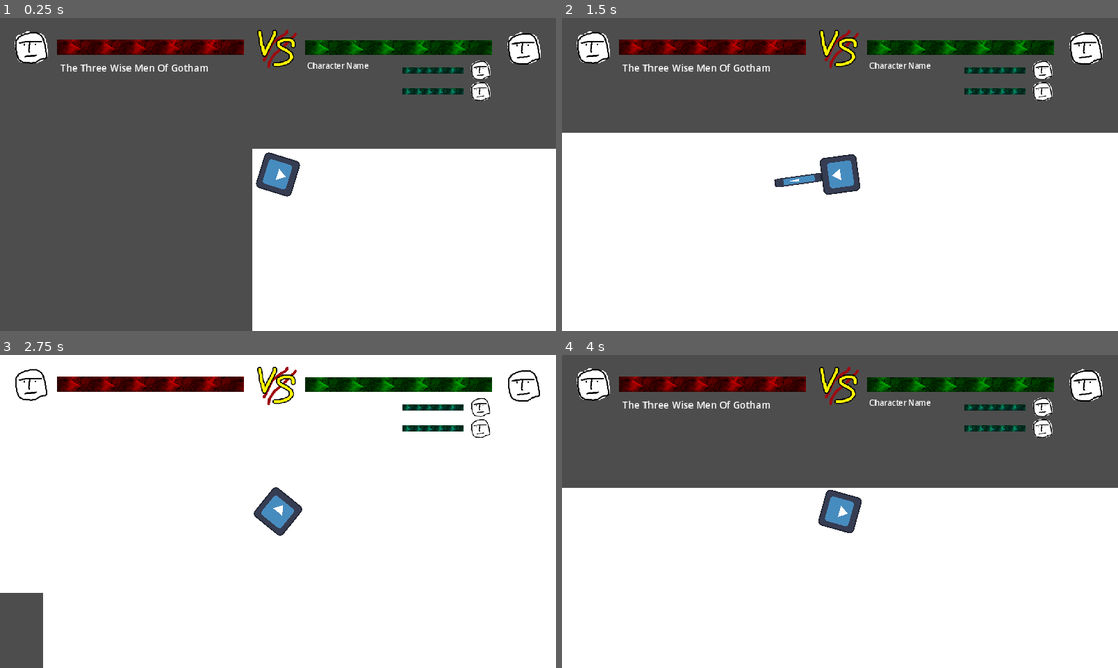
Above: before the commit, frames 1-4 (two rows, left to right).
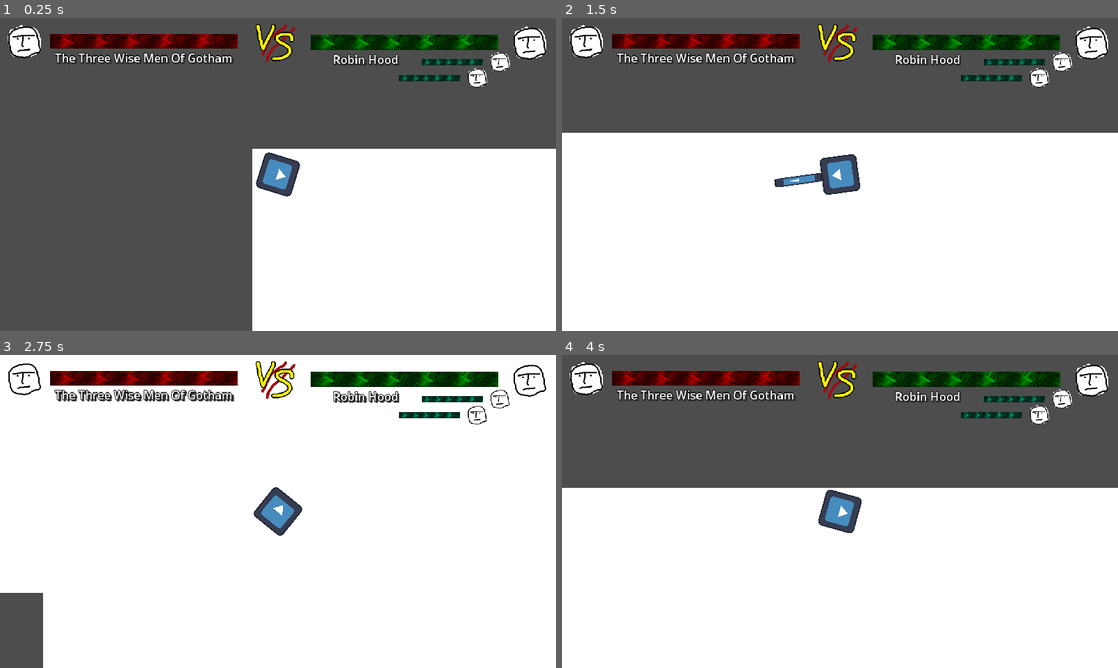
Above: after the commit, the same moments.

Repository: bigmonmulgrew/GodotJam70
Game: Godot game, scene res://Levels/DELETEMETEST.tscn
The game is run twice, just before and just after one commit, with the same random seed, the same clock (stepped at 60 frames per second) and the same inputs. The engine's default icon, where the game draws it, is replaced by a stand-in: a white triangle on a blue panel in a dark square.
Inputs (mouse positions are in pixels of both pictures, inside the frame that each line leads up to):
- Up to frame 1 (0.25 s): no input
- Up to frame 2 (1.5 s): tap Enter at 0.5 s; move the mouse to (962, 158) at 0.52 s; hold D (move_right) 0.53-1.28 s; tap Shift (defensive_action) at 0.6 s; move the mouse to (728, 190) at 1.27 s; hold S (move_down) from 1.28 s (still down); click (728, 190) at 1.35 s
- Up to frame 3 (2.75 s): move the mouse to (333, 442) at 2.02 s; release S (move_down) at 2.03 s; hold D (move_right) from 2.03 s (still down); right-click (333, 442) at 2.1 s
- Up to frame 4 (4 s): move the mouse to (812, 574) at 2.77 s; release D (move_right) at 2.78 s; hold W (move_up) 2.78-3.53 s; tap Shift (defensive_action) at 2.85 s; tap Space at 3.5 s; move the mouse to (1006, 558) at 3.52 s; hold A (move_left) from 3.53 s (still down); click (1006, 558) at 3.6 s

The runs differ from the first frame. In frame 1, 7.9% of the frame differs, in the area x 1-99%, y 2-27%; in frame 2, 7.9%; in frame 3, 6.9%; in frame 4, 7.9%.

Commit message:
Updated Positioning of UI elements
Updated the scaling and positioning of the Healthbars and icons as well as making the text boxes more readable

Diff:
--- a/Scenes/Healthbars.tscn
+++ b/Scenes/Healthbars.tscn
@@ -6,13 +6,22 @@
 [ext_resource type="Texture2D" uid="uid://cqhalbj0v60j2" path="res://Textures/Face Icon Beeg.png" id="4_fe3t6"]
 [ext_resource type="Texture2D" uid="uid://bvhohbcemwp0y" path="res://Textures/VS icon.png" id="5_knct6"]
 
+[sub_resource type="LabelSettings" id="LabelSettings_rqjmi"]
+line_spacing = 4.0
+font_size = 24
+outline_size = 5
+outline_color = Color(0, 0, 0, 1)
+shadow_size = 4
+shadow_color = Color(0.207843, 0.207843, 0.207843, 1)
+shadow_offset = Vector2(3, 3)
+
 [node name="CanvasLayer" type="CanvasLayer"]
 
-[node name="PlayerHealthBear" type="TextureProgressBar" parent="."]
-offset_left = 632.0
-offset_top = 46.0
-offset_right = 1020.0
-offset_bottom = 77.0
+[node name="PlayerHealthBar" type="TextureProgressBar" parent="."]
+offset_left = 644.0
+offset_top = 35.0
+offset_right = 1032.0
+offset_bottom = 66.0
 value = 100.0
 fill_mode = 1
 texture_under = ExtResource("1_pcnfk")
@@ -20,11 +29,11 @@
 tint_under = Color(0, 0, 0, 1)
 tint_progress = Color(0, 1, 0, 1)
 
-[node name="AllyHealthBear1" type="TextureProgressBar" parent="PlayerHealthBear"]
-offset_left = 202.0
-offset_top = 56.0
-offset_right = 329.0
-offset_bottom = 69.0
+[node name="AllyHealthBar1" type="TextureProgressBar" parent="PlayerHealthBar"]
+offset_left = 230.0
+offset_top = 50.0
+offset_right = 357.0
+offset_bottom = 63.0
 value = 100.0
 fill_mode = 1
 texture_under = ExtResource("2_i6mdl")
@@ -32,15 +41,15 @@
 tint_under = Color(0, 0, 0, 1)
 tint_progress = Color(0, 1, 1, 1)
 
-[node name="AllyIcon1" type="Sprite2D" parent="PlayerHealthBear/AllyHealthBear1"]
+[node name="AllyIcon1" type="Sprite2D" parent="PlayerHealthBar/AllyHealthBar1"]
 position = Vector2(162, 6)
 texture = ExtResource("3_vmncw")
 
-[node name="AllyHealthBear2" type="TextureProgressBar" parent="PlayerHealthBear"]
-offset_left = 202.0
-offset_top = 100.0
-offset_right = 329.0
-offset_bottom = 113.0
+[node name="AllyHealthBar2" type="TextureProgressBar" parent="PlayerHealthBar"]
+offset_left = 183.0
+offset_top = 83.0
+offset_right = 310.0
+offset_bottom = 96.0
 value = 100.0
 fill_mode = 1
 texture_under = ExtResource("2_i6mdl")
@@ -48,53 +57,47 @@
 tint_under = Color(0, 0, 0, 1)
 tint_progress = Color(0, 1, 1, 1)
 
-[node name="AllyIcon2" type="Sprite2D" parent="PlayerHealthBear/AllyHealthBear2"]
+[node name="AllyIcon2" type="Sprite2D" parent="PlayerHealthBar/AllyHealthBar2"]
 position = Vector2(162, 6)
 texture = ExtResource("3_vmncw")
 
-[node name="PlayerIcon" type="Sprite2D" parent="PlayerHealthBear"]
+[node name="PlayerIcon" type="Sprite2D" parent="PlayerHealthBar"]
 position = Vector2(454, 17)
 texture = ExtResource("4_fe3t6")
 
-[node name="BossHealthBear" type="TextureProgressBar" parent="."]
-offset_left = 118.0
-offset_top = 45.0
-offset_right = 506.0
-offset_bottom = 76.0
+[node name="PlayerName" type="Label" parent="PlayerHealthBar"]
+offset_left = 3.0
+offset_top = 33.0
+offset_right = 226.0
+offset_bottom = 64.0
+text = "Robin Hood"
+label_settings = SubResource("LabelSettings_rqjmi")
+horizontal_alignment = 1
+
+[node name="BossHealthBar" type="TextureProgressBar" parent="."]
+offset_left = 104.0
+offset_top = 33.0
+offset_right = 492.0
+offset_bottom = 64.0
 value = 100.0
 texture_under = ExtResource("1_pcnfk")
 texture_progress = ExtResource("1_pcnfk")
 tint_under = Color(0, 0, 0, 1)
 tint_progress = Color(1, 0, 0, 1)
 
-[node name="BossIcon" type="Sprite2D" parent="BossHealthBear"]
+[node name="BossIcon" type="Sprite2D" parent="BossHealthBar"]
 position = Vector2(-53, 16)
 texture = ExtResource("4_fe3t6")
 
+[node name="PlayerName" type="Label" parent="BossHealthBar"]
+offset_left = 2.0
+offset_top = 32.0
+offset_right = 387.0
+offset_bottom = 63.0
+text = "The Three Wise Men Of Gotham"
+label_settings = SubResource("LabelSettings_rqjmi")
+horizontal_alignment = 1
+
 [node name="VSIcon" type="Sprite2D" parent="."]
-position = Vector2(574, 64)
+position = Vector2(571, 52)
 texture = ExtResource("5_knct6")
-
-[node name="PlayerName" type="RichTextLabel" parent="."]
-offset_left = 637.0
-offset_top = 87.0
-offset_right = 828.0
-offset_bottom = 130.0
-theme_override_font_sizes/normal_font_size = 16
-text = "Character Name"
-tab_size = 1
-deselect_on_focus_loss_enabled = false
-drag_and_drop_selection_enabled = false
-text_direction = 1
-
-[node name="BossName" type="RichTextLabel" parent="."]
-offset_left = 125.0
-offset_top = 89.0
-offset_right = 495.0
-offset_bottom = 132.0
-theme_override_font_sizes/normal_font_size = 20
-text = "The Three Wise Men Of Gotham"
-tab_size = 1
-deselect_on_focus_loss_enabled = false
-drag_and_drop_selection_enabled = false
-text_direction = 1
Not shown: 1 places in Scenes/Healthbars.tscn that only renumber resources
